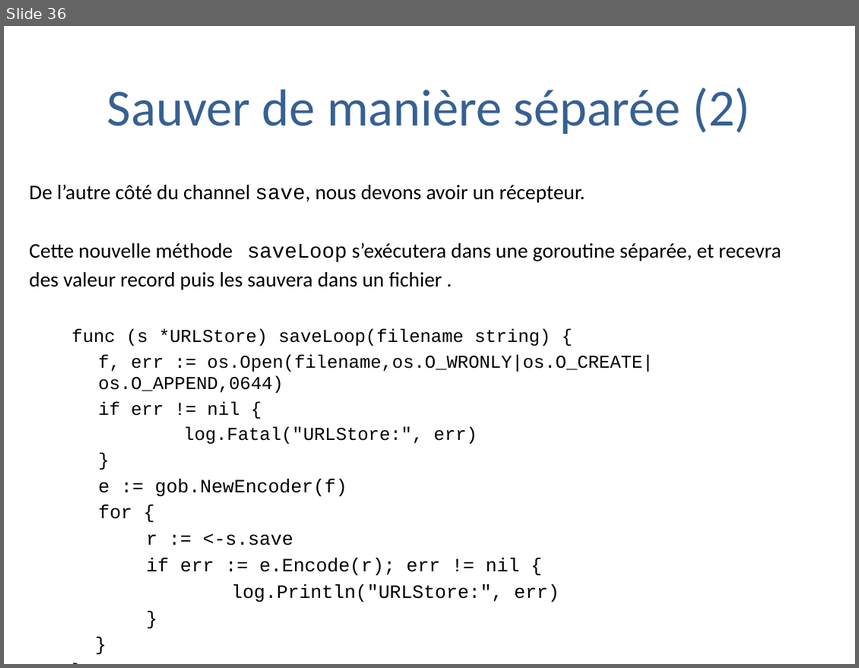
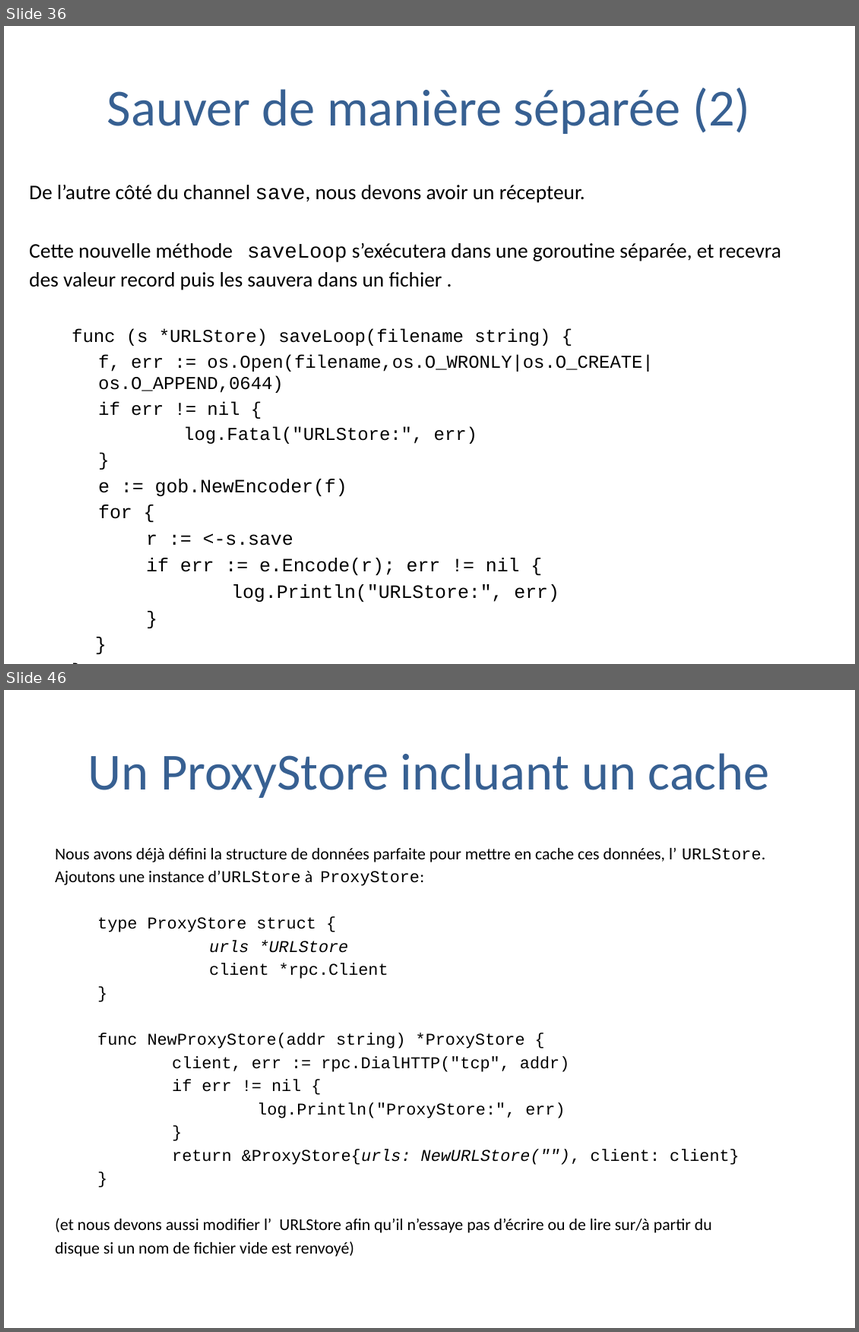
Before and after one commit to trash-anger/golang-france, a slide deck: Go-documentation/cours-general/Pratique de la programmation en go.pptx. Shown one above the other, each under a label of ours: slide 36 before the commit, slides 36 and 46 after it; the slides between them are not shown. The pictures are 859x668 and 859x1332 pixels, drawn with LibreOffice and Linux fonts; fonts in the diff are those of the drawing; background and template pictures are left out. Boxes give left, top, right and bottom in pixels: in the first picture for what was removed or moved away, otherwise in the second. Text is boxed around its words. In the diff, an @@ line names an element or a change of style, - is before the commit and + after.

```diff
--- a/Go-documentation/cours-general/Pratique de la programmation en go.pptx
+++ b/Go-documentation/cours-general/Pratique de la programmation en go.pptx
@@ slide 46 added at bbox=[4, 690, 855, 1328], background #FFFFFF @@
@@ title added at bbox=[88, 753, 770, 798], 44 pt, text #376092 @@
+Un ProxyStore incluant un cache
@@ text added at bbox=[55, 848, 766, 1257], 14 pt, text #000000 @@
+Nous avons déjà défini la structure de données parfaite pour mettre en cache ces données, l’ URLStore.
+Ajoutons une instance d’URLStore à ProxyStore:
+  type ProxyStore struct {
+  urls *URLStore
+  client *rpc.Client
+  }
+  func NewProxyStore(addr string) *ProxyStore {
+client, err := rpc.DialHTTP("tcp", addr)
+if err != nil {
+log.Println("ProxyStore:", err)
+}
+return &ProxyStore{urls: NewURLStore(""), client: client}
+  }
+(et nous devons aussi modifier l’ URLStore afin qu’il n’essaye pas d’écrire ou de lire sur/à partir du
+disque si un nom de fichier vide est renvoyé)
```
Also in this commit, not shown: 1 slide changed, 20 other slides added, 1 other file.
